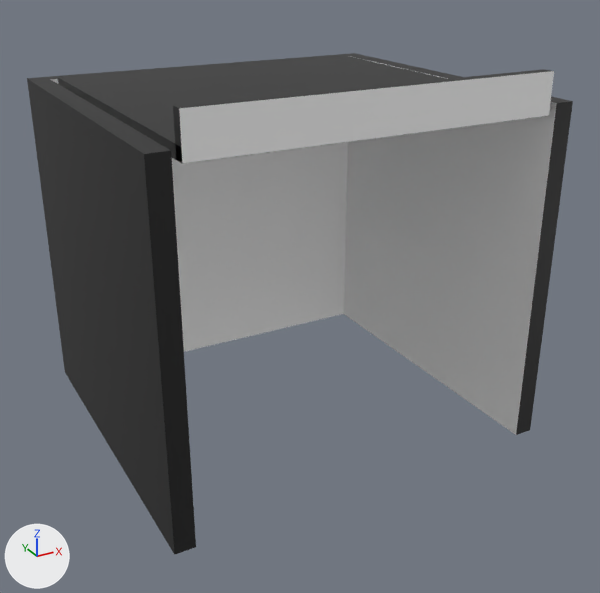
Before and after pictures for a commit that changed the glTF model assets/portal.glb.
One viewpoint serves both versions: a 50 mm camera at (-4.91, -8.81, 6.31) aimed at (0.0, 0.1, 1.86). Arrows for +X, +Y and +Z are at lower left; the lights stay in place. The first picture is the older version. Where no turn or scale is listed for an object, it has been applied to the vertices.

Objects in the first picture: 'back', 'ceiling', 'ceiling fornt', 'left', 'right'.
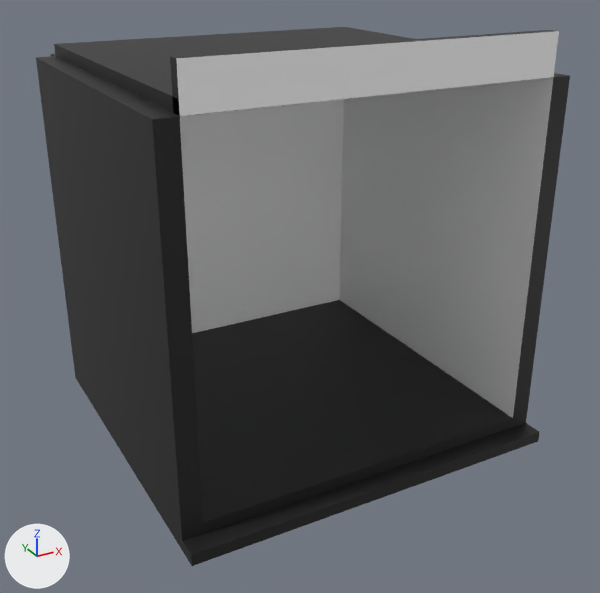
Edits to the scene script, one JSON object a line:
```json
{"op": "add", "block": "me_plane_003", "code": ["me_plane_003 = bpy.data.meshes.new('Plane.003')", "me_plane_003.from_pydata(...)  # 16 vertices, 28 faces; spans x -2.51..2.51, y -2.26..2.51, z 0.0..0.3", "me_plane_003.materials.append(mat_export_black)  # black #1d1d1d"]}
{"op": "set", "path": "ob_back.location", "old": "(0.0, 2.75, 0.0)", "new": "(0.0, 2.75, 0.3)"}
{"op": "set", "path": "ob_back.scale", "old": "(1.0, 1.0, 1.0)", "new": "(0.865, 1.0, 1.0)"}
{"op": "set", "path": "ob_ceiling.location", "old": "(0.0, 2.75, 4.37)", "new": "(0.0, 2.75, 4.8)"}
{"op": "set", "path": "ob_ceiling_fornt.location", "old": "(0.0, 2.75, 4.37)", "new": "(0.0, 2.75, 4.8)"}
{"op": "set", "path": "ob_left.location", "old": "(-2.35, 2.75, 0.0)", "new": "(-2.25, 2.75, 0.3)"}
{"op": "set", "path": "ob_right.location", "old": "(2.35, 2.75, 0.0)", "new": "(2.25, 2.75, 0.3)"}
{"op": "add", "block": "ob_base", "code": ["ob_base = bpy.data.objects.new('Base', me_plane_003)", "ob_base.location = (0.0, 0.24, 0.0)"]}
```

Where the change shows, as pixel boxes (x1, y1, x2, y2) in the pictures (600 x 593 px):
```json
{"object": "right", "change": "moved", "before": [344, 55, 573, 435], "after": [339, 73, 570, 418]}
{"object": "Base", "change": "added", "after": [73, 300, 539, 566], "on screen": "black"}
{"object": "left", "change": "moved", "before": [31, 79, 196, 555], "after": [36, 56, 203, 530]}
{"object": "back", "change": "moved, rescaled", "before": [27, 53, 360, 378], "after": [51, 54, 343, 333]}
{"object": "ceiling fornt", "change": "moved", "before": [173, 69, 554, 164], "after": [170, 30, 559, 116]}
{"object": "ceiling", "change": "moved", "before": [58, 55, 543, 164], "after": [54, 27, 553, 116]}
```
